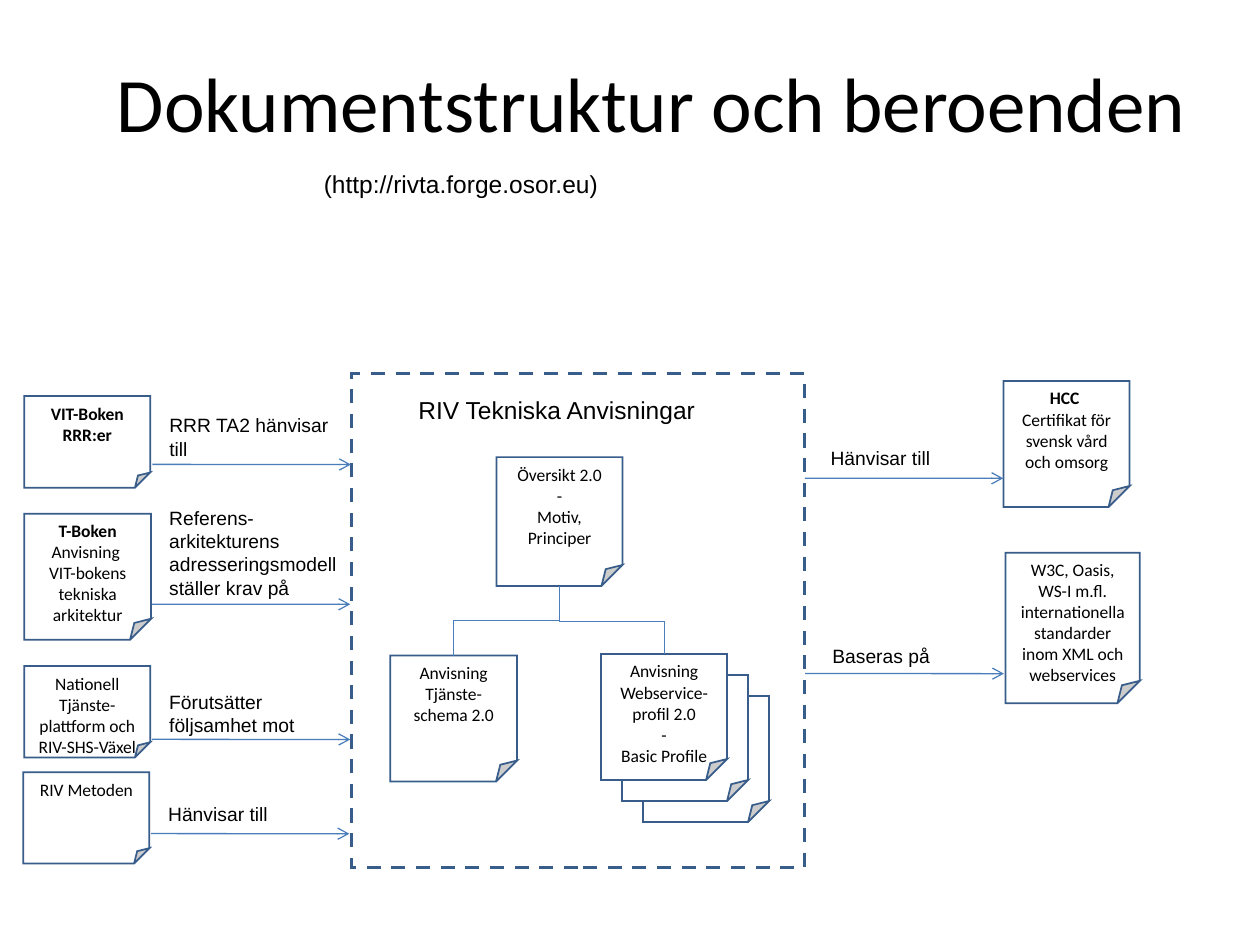
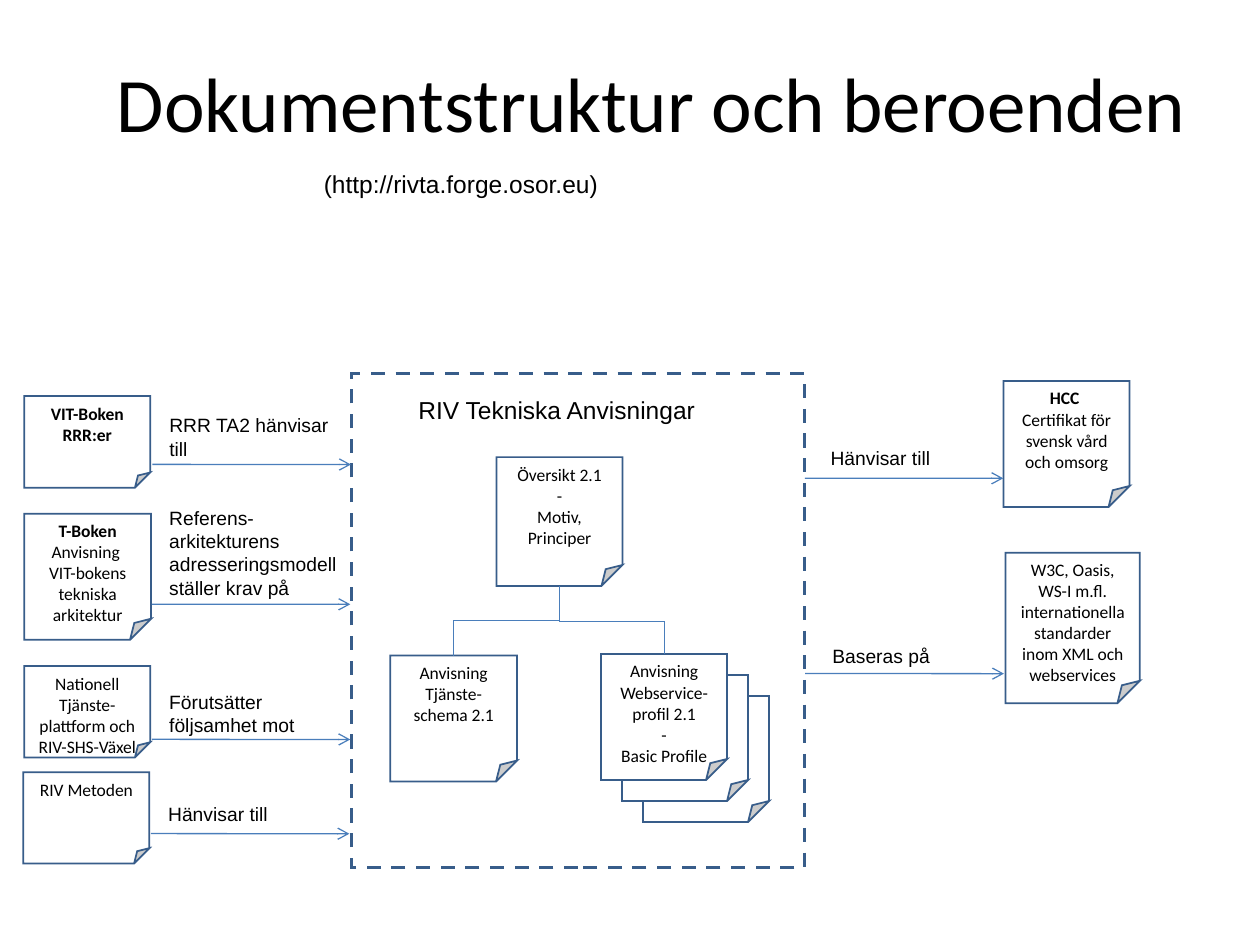
Before and after one commit to admstar/rivta, a slide deck: slide 22 of Profile/trunk/Documents/arbetsdokument/RIV-förvaltning, Illustrationer.ppt. Drawn at 1260x945 pixels with LibreOffice and Linux fonts; fonts in the diff are those of the drawing. Boxes give left, top, right and bottom in pixels: in the first picture for what was removed or moved away, otherwise in the second. Text is boxed around its words. In the diff, an @@ line names an element or a change of style, - is before the commit and + after.

```diff
--- a/Profile/trunk/Documents/arbetsdokument/RIV-förvaltning, Illustrationer.ppt
+++ b/Profile/trunk/Documents/arbetsdokument/RIV-förvaltning, Illustrationer.ppt
@@ text in folded corner at (x1=517, y1=467, x2=602, y2=481): text changed @@
-Översikt 2.0
+Översikt 2.1
@@ text in folded corner at (x1=414, y1=688, x2=494, y2=721): text changed @@
-Tjänste-schema 2.0
+Tjänste-schema 2.1
@@ text in folded corner at (x1=620, y1=665, x2=708, y2=723): text changed @@
-Anvisning Webservice-profil 2.0
+Anvisning Webservice-profil 2.1
```
Also in this commit, not shown: 11 other slides changed, 2 other files.
